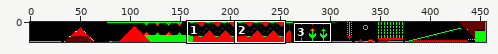
One commit to this sprite sheet: src/lx/ledgeo/maps/Level5.png. The first picture is a wide view before the edit; the outline marks the close-up.
Close-up. Old version:
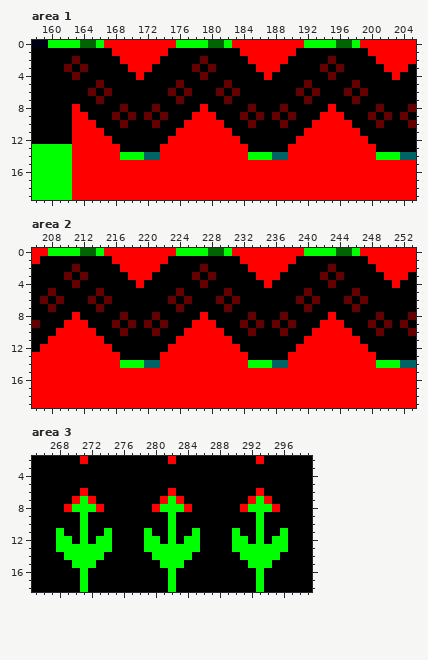
The file is 456x20 pixels. Shown: area 1: x 158..205, y 0..19; area 2: x 206..253, y 0..19; area 3: x 265..299, y 2..18. The commit also changed other parts of the picture, which this record leaves out.
The same view after the edit:
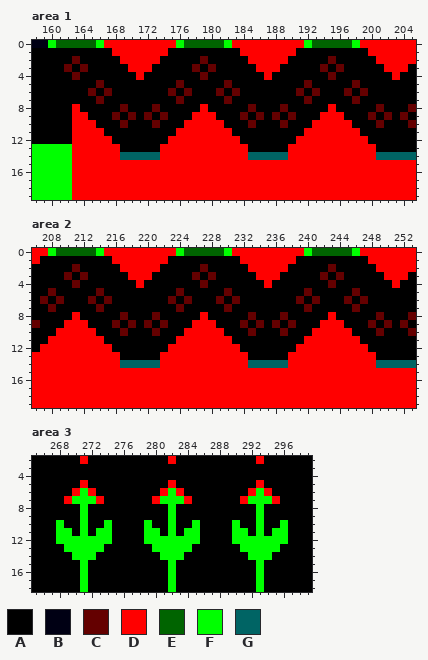
Palette (. is transparent): A #000000  B #000014  C #640000  D #ff0000  E #006400  F #00ff00  G #006464
Changes in this commit:
Changed rows in their new state; - is an unchanged pixel.
Area 1:
first column x 161:
 0 EEE-------------EEE-------------EEE
first column x 169:
14 GGG-------------GGG-------------GGG
Area 2:
first column x 209:
 0 EEE-------------EEE-------------EEE
first column x 217:
14 GGG-------------GGG-------------GGG
Area 3:
first column x 268:
 5 ---D----------D----------D---
 6 --DFD--------DFD--------DFD--
 7 -DF-FD------DF-FD------DF-FD-
 8 -AA-AA------AA-AA------AA-AA-
10 F-----F----F-----F----F-----F
11 -F---F------F---F------F---F-
12 --F-F--------F-F--------F-F--
13 A-----A----A-----A----A-----A
14 -A---A------A---A------A---A-
15 --A-A--------A-A--------A-A--
